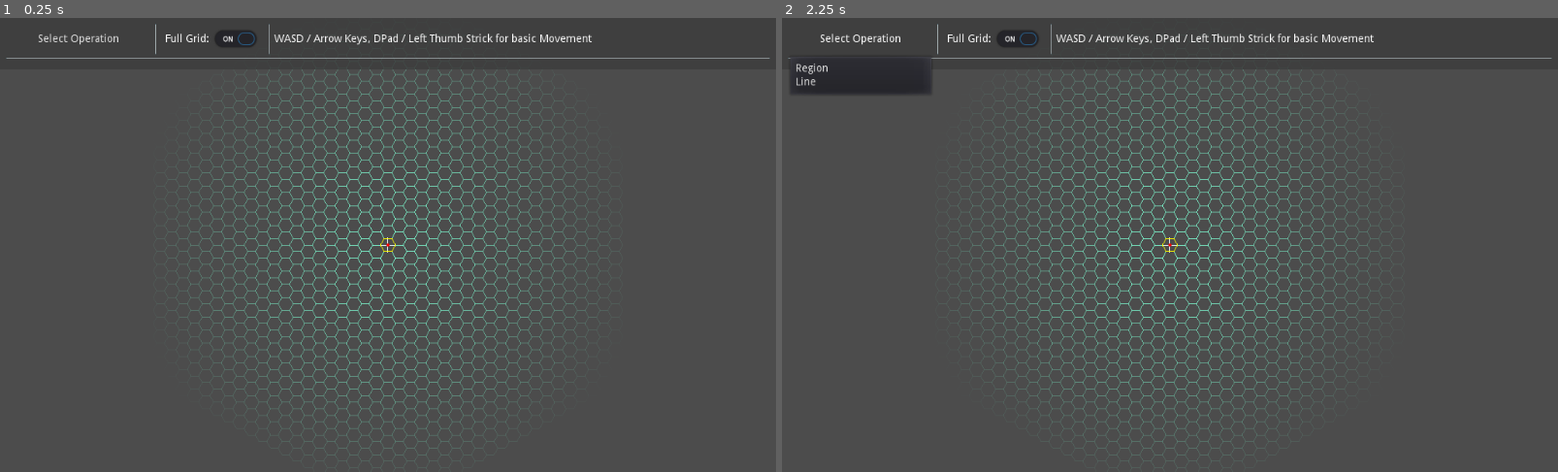
Above: before the commit, frames 1-2 (left to right).
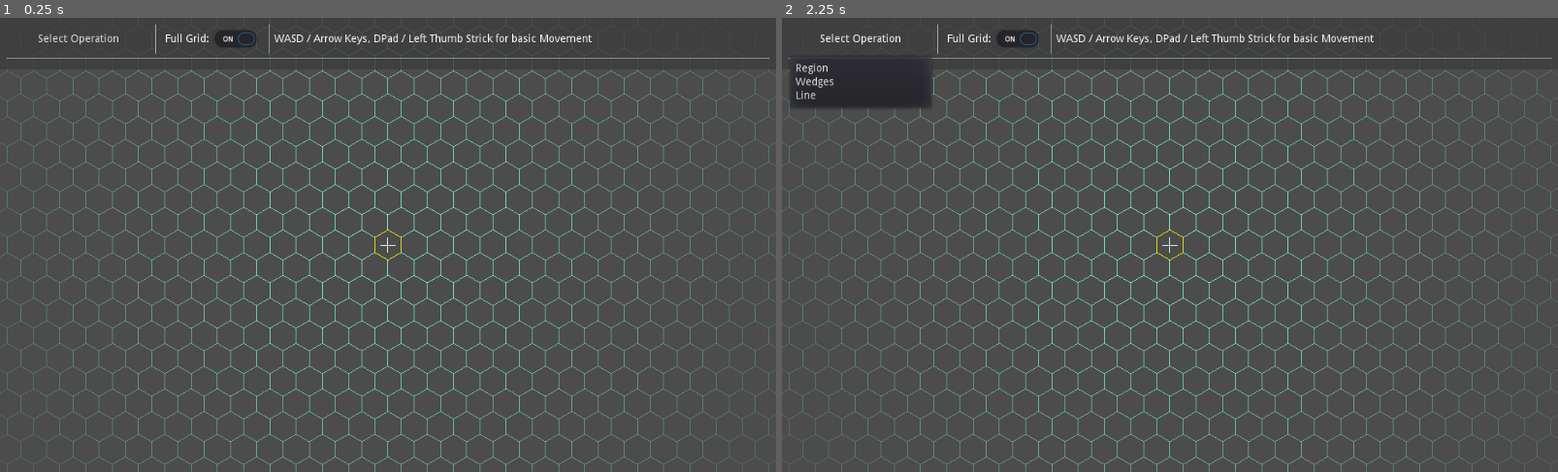
Above: after the commit, the same moments.

Repository: ObsidianBlk/HexGrid3Demo
Game: Godot game, scene res://Scenes/World.tscn
Same seed, same stepped clock (60 frames per second), same inputs: the game is played once before the commit and once after it.
Inputs:
- Up to frame 1 (0.25 s): no input
- Up to frame 2 (2.25 s): click "Select Operation" at 0.5 s; click "Full Grid:" at 1.25 s; click "Select Operation" at 2 s

The runs differ from the first frame. In frame 1, 11% of the frame differs, in the area x 0-100%, y 6-100%; in frame 2, 12%.

Commit message:
Added the Wedges tool.

Diff:
--- a/Scenes/World.gd
+++ b/Scenes/World.gd
@@ -15,6 +15,8 @@
 
 var _operation_mode : String = ""
 var _region_radius : int = 1
+var _wedge_edge : int = 0
+var _wedge_visible : bool = false
 
 var _line_pos : HexCell = HexCell.new()
 var _line_started : bool = false
@@ -24,6 +26,7 @@
 # --------------------------------------------------------------------------------------------------
 onready var camera_node : Camera2D = $Camera2D
 onready var hexgrid : HexGrid = $HexGrid
+onready var toolbar : Control = $UI/Toolbar
 
 # --------------------------------------------------------------------------------------------------
 # Override Methods
@@ -36,6 +39,11 @@
 
 
 func _unhandled_input(event : InputEvent) -> void:
+	if event.is_action_pressed("ui_cancel"):
+		var fowner = toolbar.get_focus_owner()
+		if fowner:
+			fowner.release_focus()
+
 	if event.is_action("camera_left", true):
 		_dir_tl.x = event.get_action_strength("camera_left")
 	elif event.is_action("camera_right", true):
@@ -54,6 +62,42 @@
 				hexgrid.replace_highlight_region("Region", origin.get_region(_region_radius), Color.tomato)
 			elif event.is_action_pressed("interact_alt"):
 				hexgrid.remove_highlight_region("Region")
+		"Wedge":
+			var origin : HexCell = hexgrid.get_origin()
+			if event.is_action_pressed("interact"):
+				_wedge_visible = true
+				hexgrid.replace_highlight_region("Wedge_%s"%[_wedge_edge + 1], origin.get_wedge_region(_wedge_edge, _region_radius), Color.wheat)
+			elif event.is_action_pressed("cycle_up"):
+				hexgrid.remove_highlight_region("Wedge_%s"%[_wedge_edge + 1])
+				_wedge_edge = (_wedge_edge + 1) % 6
+				hexgrid.add_highlight_region("Wedge_%s"%[_wedge_edge + 1], origin.get_wedge_region(_wedge_edge, _region_radius), Color.wheat)
+			elif event.is_action_pressed("cycle_down"):
+				hexgrid.remove_highlight_region("Wedge_%s"%[_wedge_edge + 1])
+				_wedge_edge = 5 if _wedge_edge == 0 else _wedge_edge - 1
+				hexgrid.add_highlight_region("Wedge_%s"%[_wedge_edge + 1], origin.get_wedge_region(_wedge_edge, _region_radius), Color.wheat)
+			elif event.is_action_pressed("interact_alt"):
+				_wedge_visible = false
+				_ClearOp()
+			elif event is InputEventKey:
+				var edge : int = -1
+				match event.scancode:
+					KEY_1:
+						edge = 0
+					KEY_2:
+						edge = 1
+					KEY_3:
+						edge = 2
+					KEY_4:
+						edge = 3
+					KEY_5:
+						edge = 4
+					KEY_6:
+						edge = 5
+				if edge >= 0 and (not _wedge_visible or edge != _wedge_edge):
+					if event.pressed:
+						hexgrid.replace_highlight_region("Wedge_%s"%[edge + 1], origin.get_wedge_region(edge, _region_radius), Color.wheat)
+					else:
+						hexgrid.remove_highlight_region("Wedge_%s"%[edge + 1])
 		"Line":
 			if _line_started and event is InputEventMouseMotion:
 				var mouse_cell : HexCell = HexCell.new(get_global_mouse_position() / hexgrid.cell_size, true, hexgrid.cell_orientation)
@@ -96,6 +140,14 @@
 	match _operation_mode:
 		"Region":
 			hexgrid.remove_highlight_region("Region")
+		"Wedge":
+			hexgrid.remove_highlight_region("Wedge_1")
+			hexgrid.remove_highlight_region("Wedge_2")
+			hexgrid.remove_highlight_region("Wedge_3")
+			hexgrid.remove_highlight_region("Wedge_4")
+			hexgrid.remove_highlight_region("Wedge_5")
+			hexgrid.remove_highlight_region("Wedge_6")
+			_wedge_visible = false
 		"Line":
 			hexgrid.remove_highlight_region("Line_start")
 			hexgrid.remove_highlight_region("Line")
@@ -111,7 +163,7 @@
 			_ClearOp()
 			_operation_mode = req["op"]
 		match req["op"]:
-			"Region":
+			"Region", "Wedge":
 				if "r" in req:
 					_region_radius = req["r"]
 			"Line":
--- a/Scenes/World.tscn
+++ b/Scenes/World.tscn
@@ -9,8 +9,8 @@
 
 [node name="HexGrid" type="Node2D" parent="."]
 script = ExtResource( 1 )
-cell_orientation = 1
-cell_size = 10
+cell_orientation = 0
+cell_size = 20
 grid_color_edge_alpha = 0.1
 enable_base_grid = true
 base_grid_range = 20
@@ -20,7 +20,7 @@
 cursor_region_priority = 100
 enable_focus_dot = true
 focus_dot_color = Color( 1, 0, 0, 1 )
-target_camera_path = NodePath("../Camera2D")
+target_camera_path = NodePath("")
 
 [node name="Camera2D" type="Camera2D" parent="."]
 current = true
--- a/UI/Toolbar/Toolbar.tscn
+++ b/UI/Toolbar/Toolbar.tscn
@@ -1,8 +1,9 @@
-[gd_scene load_steps=4 format=2]
+[gd_scene load_steps=5 format=2]
 
 [ext_resource path="res://UI/Toolbar/Toolbar.gd" type="Script" id=1]
 [ext_resource path="res://UI/Toolbar/Region/Region.tscn" type="PackedScene" id=2]
 [ext_resource path="res://UI/Toolbar/Line/Line.tscn" type="PackedScene" id=3]
+[ext_resource path="res://UI/Toolbar/Wedges/Wedges.tscn" type="PackedScene" id=4]
 
 [node name="Toolbar" type="MarginContainer"]
 anchor_right = 1.0
@@ -76,6 +77,11 @@
 margin_right = 1008.0
 margin_bottom = 16.0
 
+[node name="Wedges" parent="MC/Rows/Ops" instance=ExtResource( 4 )]
+anchor_right = 0.0
+margin_right = 1008.0
+margin_bottom = 16.0
+
 [node name="Line" parent="MC/Rows/Ops" instance=ExtResource( 3 )]
 anchor_right = 0.0
 margin_right = 1008.0
--- /dev/null
+++ b/UI/Toolbar/Wedges/Wedges.gd
@@ -0,0 +1,41 @@
+extends Control
+
+# ------------------------------------------------------------------------------
+# Signals
+# ------------------------------------------------------------------------------
+signal operation_requested(req)
+
+# ------------------------------------------------------------------------------
+# Onready Variables
+# ------------------------------------------------------------------------------
+onready var slider : HSlider = $HSlider
+onready var slidervalue_label : Label = $SliderValue
+
+# ------------------------------------------------------------------------------
+# Override Methods
+# ------------------------------------------------------------------------------
+func _ready() -> void:
+	visible = false
+
+# ------------------------------------------------------------------------------
+# Public Methods
+# ------------------------------------------------------------------------------
+func show_if_named(op_name : String) -> void:
+	if op_name == name:
+		emit_signal("operation_requested", {
+			"op":"Wedge",
+			"r": int(slider.value)
+		})
+		visible = true
+	else:
+		visible = false
+
+# ------------------------------------------------------------------------------
+# Handler Methods
+# ------------------------------------------------------------------------------
+func _on_h_slider_value_changed(value : float) -> void:
+	slidervalue_label.text = "[ %s%s ]"%["0" if value < 10 else "", int(value)]
+	emit_signal("operation_requested", {
+		"op":"Wedge",
+		"r": int(value)
+	})
--- /dev/null
+++ b/UI/Toolbar/Wedges/Wedges.tscn
@@ -0,0 +1,44 @@
+[gd_scene load_steps=2 format=2]
+
+[ext_resource path="res://UI/Toolbar/Wedges/Wedges.gd" type="Script" id=1]
+
+[node name="Wedges" type="HBoxContainer"]
+anchor_right = 1.0
+script = ExtResource( 1 )
+
+[node name="Label" type="Label" parent="."]
+margin_top = 1.0
+margin_right = 94.0
+margin_bottom = 15.0
+custom_colors/font_color = Color( 0.662745, 0.662745, 0.662745, 1 )
+text = "Wedge Radius:"
+
+[node name="HSlider" type="HSlider" parent="."]
+margin_left = 98.0
+margin_right = 226.0
+margin_bottom = 16.0
+rect_min_size = Vector2( 128, 0 )
+min_value = 1.0
+max_value = 15.0
+value = 1.0
+
+[node name="SliderValue" type="Label" parent="."]
+margin_left = 230.0
+margin_top = 1.0
+margin_right = 262.0
+margin_bottom = 15.0
+text = "[ 01 ]"
+
+[node name="VSeparator" type="VSeparator" parent="."]
+margin_left = 266.0
+margin_right = 270.0
+margin_bottom = 16.0
+
+[node name="Label2" type="Label" parent="."]
+margin_left = 274.0
+margin_top = 1.0
+margin_right = 661.0
+margin_bottom = 15.0
+text = "Wheel / LB & RB to cycle through wedges. 1 - 6 on keyboard."
+
+[connection signal="value_changed" from="HSlider" to="." method="_on_h_slider_value_changed"]
--- a/project.godot
+++ b/project.godot
@@ -84,6 +84,20 @@
 , Object(InputEventJoypadButton,"resource_local_to_scene":false,"resource_name":"","device":0,"button_index":1,"pressure":0.0,"pressed":false,"script":null)
  ]
 }
+cycle_up={
+"deadzone": 0.5,
+"events": [ Object(InputEventMouseButton,"resource_local_to_scene":false,"resource_name":"","device":0,"alt":false,"shift":false,"control":false,"meta":false,"command":false,"button_mask":0,"position":Vector2( 0, 0 ),"global_position":Vector2( 0, 0 ),"factor":1.0,"button_index":4,"pressed":false,"doubleclick":false,"script":null)
+, Object(InputEventJoypadButton,"resource_local_to_scene":false,"resource_name":"","device":-1,"button_index":6,"pressure":0.0,"pressed":false,"script":null)
+, Object(InputEventKey,"resource_local_to_scene":false,"resource_name":"","device":0,"alt":false,"shift":false,"control":false,"meta":false,"command":false,"pressed":false,"scancode":0,"physical_scancode":81,"unicode":0,"echo":false,"script":null)
+ ]
+}
+cycle_down={
+"deadzone": 0.5,
+"events": [ Object(InputEventMouseButton,"resource_local_to_scene":false,"resource_name":"","device":0,"alt":false,"shift":false,"control":false,"meta":false,"command":false,"button_mask":0,"position":Vector2( 0, 0 ),"global_position":Vector2( 0, 0 ),"factor":1.0,"button_index":5,"pressed":false,"doubleclick":false,"script":null)
+, Object(InputEventJoypadButton,"resource_local_to_scene":false,"resource_name":"","device":-1,"button_index":7,"pressure":0.0,"pressed":false,"script":null)
+, Object(InputEventKey,"resource_local_to_scene":false,"resource_name":"","device":0,"alt":false,"shift":false,"control":false,"meta":false,"command":false,"pressed":false,"scancode":0,"physical_scancode":69,"unicode":0,"echo":false,"script":null)
+ ]
+}
 
 [physics]
 
